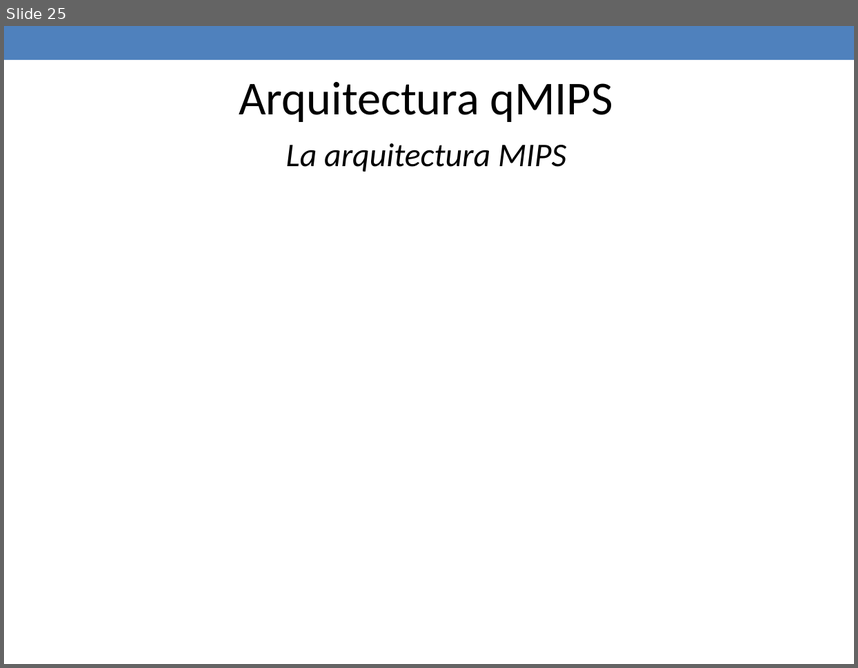
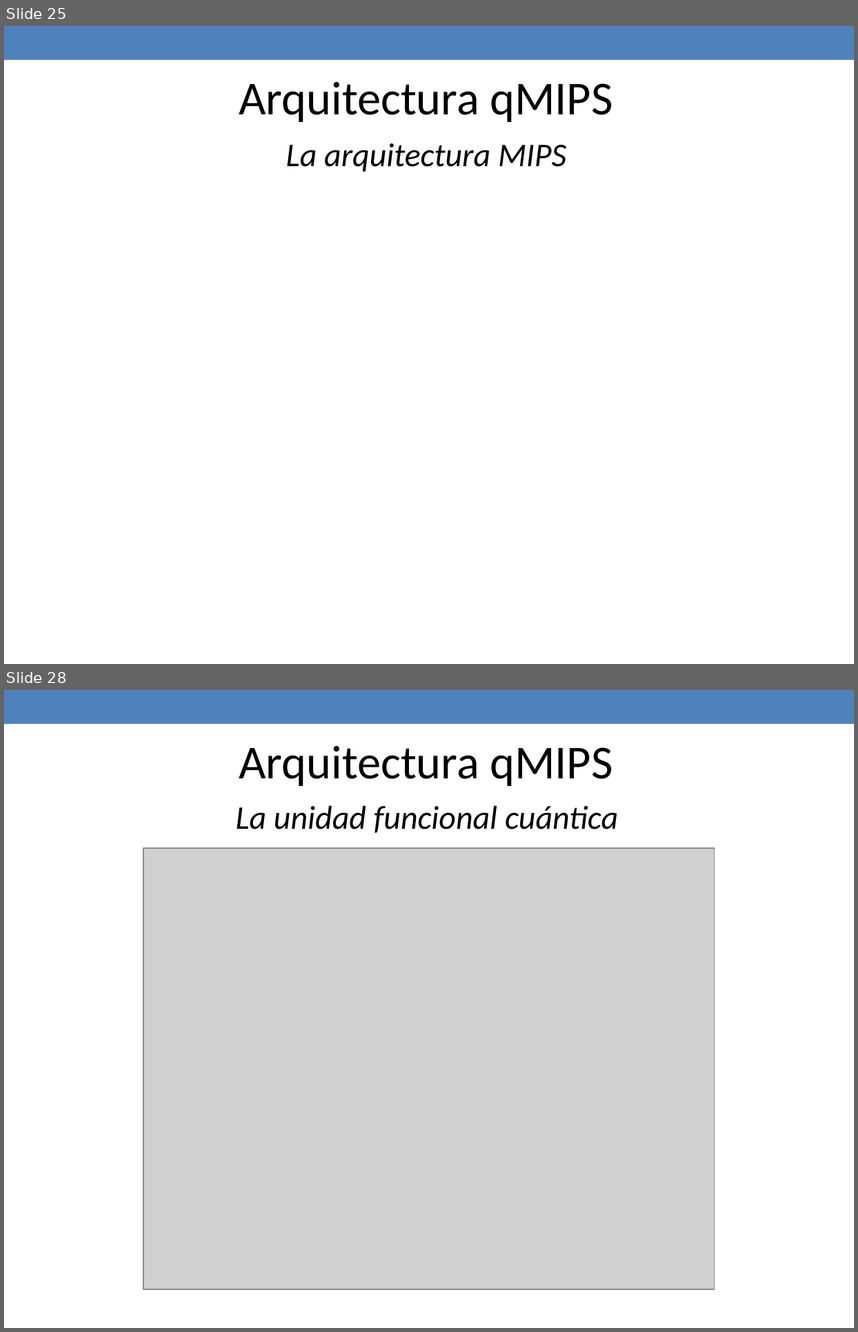
Before and after one commit to jaimecp89/qMIPS101, a slide deck: qMIPS/doc/Presentacion PFC.pptx. Shown one above the other, each under a label of ours: slide 25 before the commit, slides 25 and 28 after it; the slides between them are not shown. The pictures are 858x668 and 858x1332 pixels, drawn with LibreOffice and Linux fonts; fonts in the diff are those of the drawing; grey boxes stand for pictures. Boxes give left, top, right and bottom in pixels: in the first picture for what was removed or moved away, otherwise in the second. Text is boxed around its words. In the diff, an @@ line names an element or a change of style, - is before the commit and + after.

```diff
--- a/qMIPS/doc/Presentacion PFC.pptx
+++ b/qMIPS/doc/Presentacion PFC.pptx
@@ slide 28 added at (x1=4, y1=690, x2=854, y2=1328), background #FFFFFF; not listed: 1 template element that a slide beside it also shows @@
@@ text added at (x1=239, y1=746, x2=613, y2=786), 40 pt, text #000000 @@
+Arquitectura qMIPS
@@ text added at (x1=236, y1=805, x2=618, y2=833), 28 pt, text #000000, italic @@
+La unidad funcional cuántica
@@ picture added at (x1=143, y1=848, x2=715, y2=1290) @@
```
Also in this commit, not shown: 3 slides changed, 10 other slides added, 1 other file.
